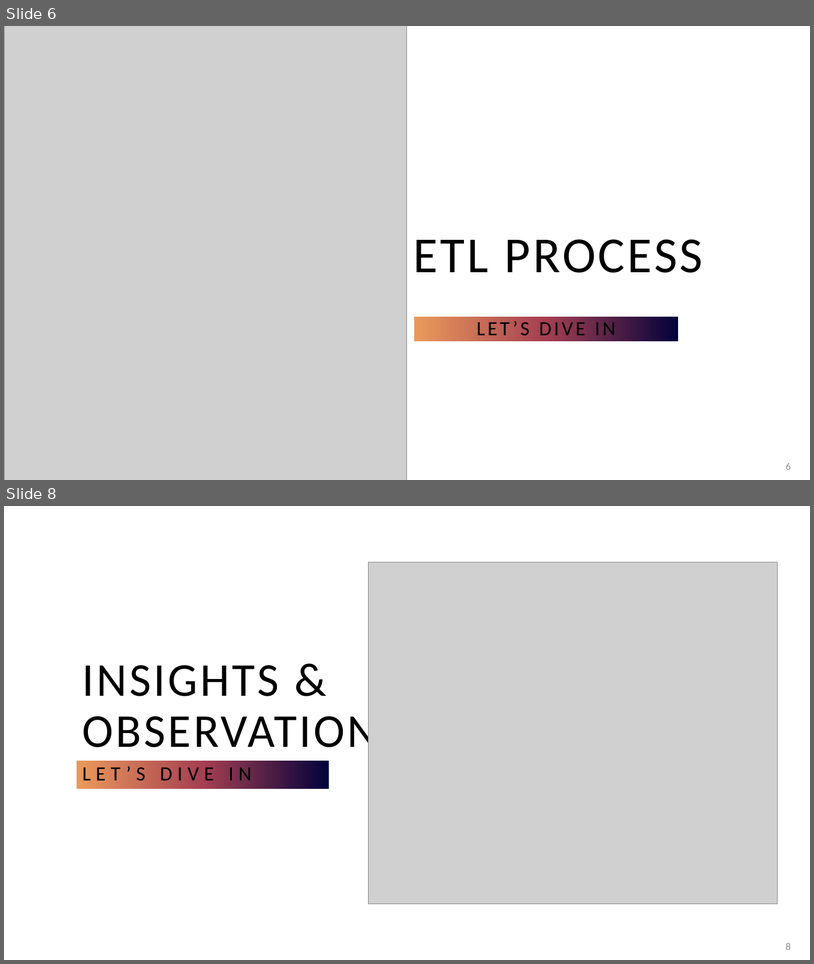
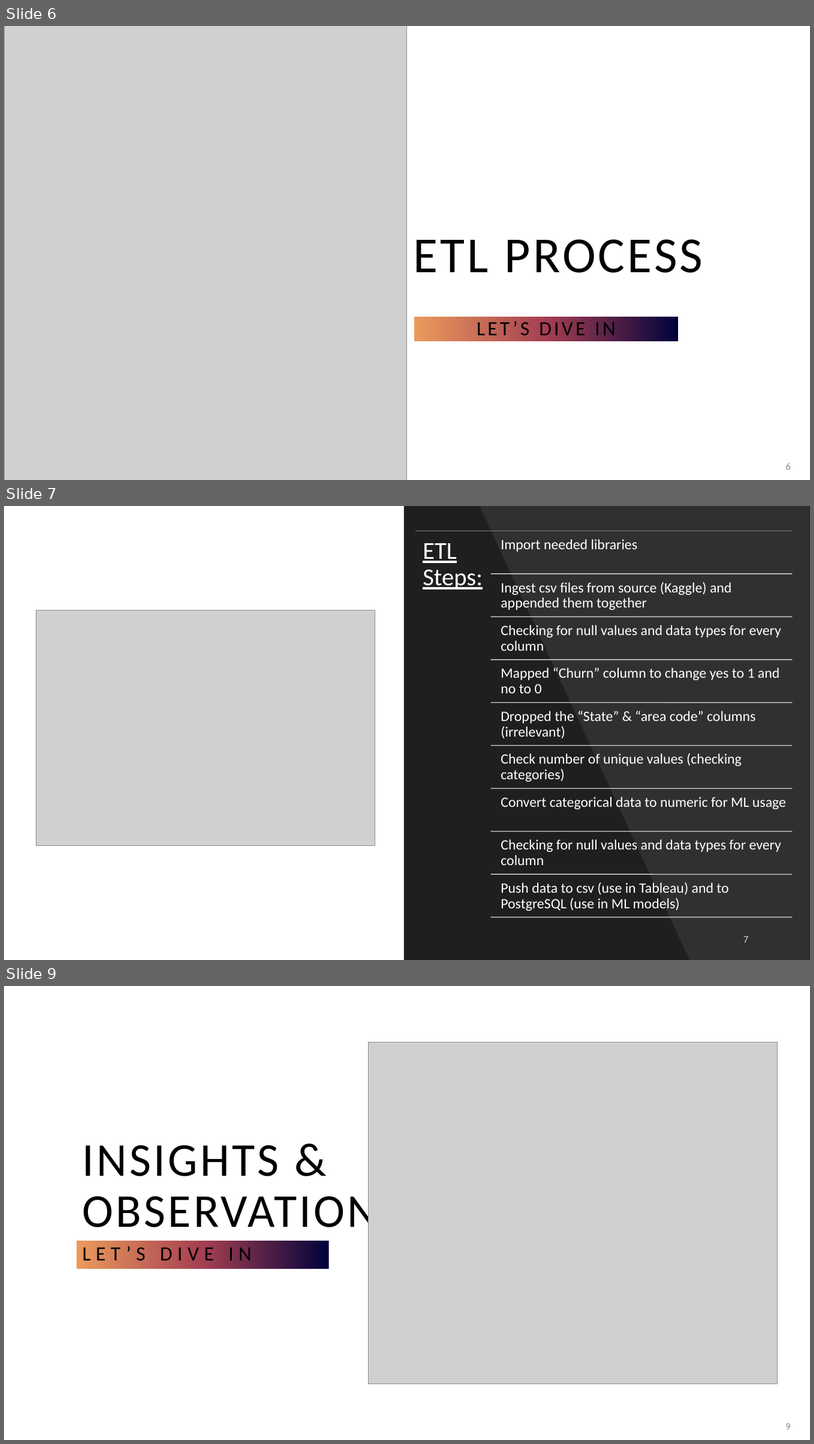
Before and after one commit to rita-s/customer-churn-prediction, a slide deck: Customer Churn Predictions using ml.pptx. Shown one above the other, each under a label of ours: slides 6 and 8 before the commit, slides 6, 7 and 9 after it; the slides between them are not shown. The pictures are 814x964 and 814x1444 pixels, drawn with LibreOffice and Linux fonts; fonts in the diff are those of the drawing; grey boxes stand for pictures. Boxes give left, top, right and bottom in pixels: in the first picture for what was removed or moved away, otherwise in the second. Text is boxed around its words. In the diff, an @@ line names an element or a change of style, - is before the commit and + after.

```diff
--- a/Customer Churn Predictions using ml.pptx
+++ b/Customer Churn Predictions using ml.pptx
@@ slide 7 added at [4, 506, 810, 960], background #000000 @@
@@ rectangle added at [4, 506, 810, 960], fill #FFFFFF @@
@@ rectangle added at [404, 506, 810, 960], fill #000000 at 81% opacity @@
@@ freeform shape added at [404, 506, 690, 960], fill #000000 at 35% opacity @@
@@ picture added at [36, 610, 375, 845] @@
@@ group added at [416, 531, 793, 917]: 10 lines, 10 texts @@
+ETL Steps:
+Import needed libraries
+Ingest csv files from source (Kaggle) and appended them together
+Checking for null values and data types for every column
+Mapped “Churn” column to change yes to 1 and no to 0
+Dropped the “State” & “area code” columns (irrelevant)
+Check number of unique values (checking categories)
+Convert categorical data to numeric for ML usage
+Checking for null values and data types for every column
+Push data to csv (use in Tableau) and to PostgreSQL (use in ML models)
@@ page number added at [744, 936, 749, 942], 12 pt, text #FFFFFF at 80% opacity @@
+7
@@ what was slide 8 is now slide 9 @@
@@ page number at [786, 1423, 791, 1429]: text changed @@
-8
+9
```
Also in this commit, not shown: 2 slides changed, 4 other slides added, 1 slide removed, 2 other files.
